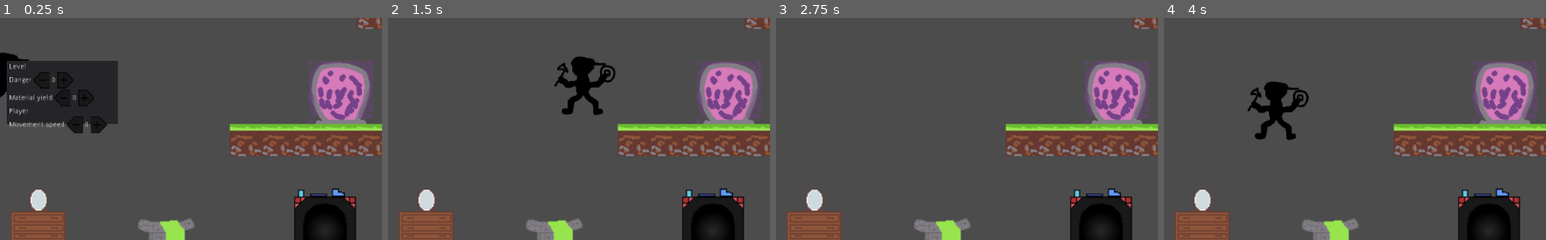
Above: before the commit, frames 1-4 (left to right).
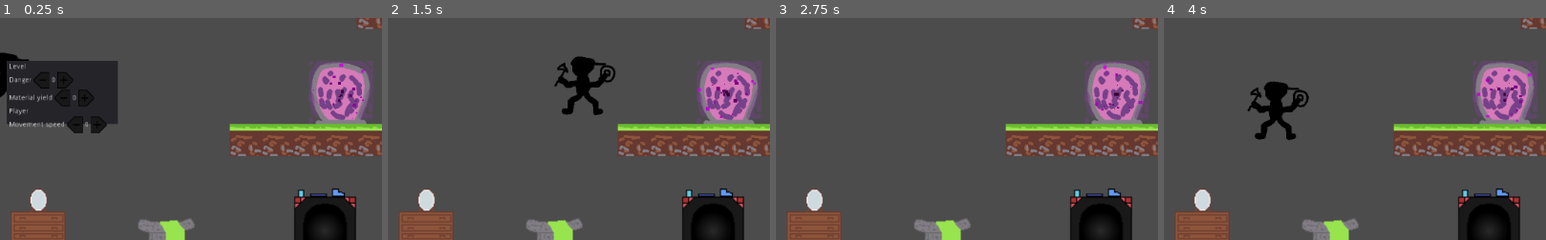
Above: after the commit, the same moments.

Repository: judo347/Project-GatheringPlatform
Game: Godot game, scene res://gamefiles/scenes/World.tscn
Two runs of this game, one before a commit and one after it. Both use one fixed random seed, a clock stepped at 60 frames per second and the inputs below.
Inputs (mouse positions are % of the whole screen's width and height, from its top left):
- Up to frame 1 (0.25 s): no input
- Up to frame 2 (1.5 s): move the mouse to (72, 45) at 0.52 s; hold Right (ui_right) from 0.53 s (still down); tap Up (ui_up) at 0.77 s; move the mouse to (30, 55) at 1.27 s
- Up to frame 3 (2.75 s): tap Up (ui_up) at 1.52 s; move the mouse to (60, 28) at 2.02 s; release Right (ui_right) at 2.03 s; hold Left (ui_left) from 2.03 s (still down)
- Up to frame 4 (4 s): move the mouse to (45, 70) at 2.77 s; release Left (ui_left) at 2.78 s; hold Right (ui_right) from 2.78 s (still down); tap Up (ui_up) at 3.02, 3.77 s; move the mouse to (80, 65) at 3.52 s
The pictures show only the part of the screen within x 49-99%, y 40-90%; the shares and areas given below are measured in that part.

The runs differ from the first frame. In frame 1, 0.2% of the frame differs, in the area x 81-96%, y 20-46%; in frame 2, 0.2%, in the area x 81-97%, y 22-46%; in frame 3, 0.1%; in frame 4, 0.2%.

Commit message:
Added particles to the portal.

Diff:
--- a/Project-Gathering Platform/gamefiles/scenes/World.tscn
+++ b/Project-Gathering Platform/gamefiles/scenes/World.tscn
@@ -63,6 +63,25 @@
 [sub_resource type="RectangleShape2D" id=8]
 extents = Vector2( 64, 64 )
 
+[sub_resource type="Gradient" id=15]
+offsets = PoolRealArray( 1.07449e-038, 1 )
+colors = PoolColorArray( 0.219608, 0.0156863, 0.196078, 1, 0.898039, 0, 1, 1 )
+
+[sub_resource type="GradientTexture" id=16]
+gradient = SubResource( 15 )
+
+[sub_resource type="ParticlesMaterial" id=17]
+flag_disable_z = true
+spread = 180.0
+gravity = Vector3( 0, 0, 0 )
+initial_velocity = 50.0
+angular_velocity_random = 0.21
+orbit_velocity = 0.0
+orbit_velocity_random = 0.0
+scale = 6.95
+scale_random = 1.0
+color_ramp = SubResource( 16 )
+
 [sub_resource type="Curve2D" id=9]
 _data = {
 "points": PoolVector2Array( 0, 0, 0, 0, -672, 64, 0, 0, 0, 0, -576, 64, -28.1294, 35.1618, 28.1294, -35.1618, -544, -128, 0, 0, 0, 0, -448, -192, 0, 0, 0, 0, -320, -192, 0, 0, 0, 0, -192, -192, -42.1942, 0, 42.1942, 0, -96, -256, 0, 0, 0, 0, 64, -256, 0, 0, 0, 0, 192, -256 )
@@ -226,7 +245,6 @@
 texture = ExtResource( 14 )
 
 [node name="Portal" type="Area2D" parent="."]
-editor/display_folded = true
 position = Vector2( 672, 64 )
 script = ExtResource( 15 )
 __meta__ = {
@@ -239,12 +257,20 @@
 [node name="CollisionShape2D" type="CollisionShape2D" parent="Portal"]
 shape = SubResource( 8 )
 
+[node name="Particles2D" type="Particles2D" parent="Portal"]
+position = Vector2( 0, 4 )
+amount = 25
+lifetime = 1.3
+preprocess = 80.77
+process_material = SubResource( 17 )
+
 [node name="TileMap" type="TileMap" parent="."]
 tile_set = ExtResource( 17 )
 format = 1
 tile_data = PoolIntArray( -196607, 0, 0, -196606, 0, 0, -196605, 0, 0, -196604, 0, 0, -65543, 0, 0, -65542, 0, 0, -6554 …(486 unchanged characters)…
 
 [node name="UImaster" type="Node" parent="."]
+editor/display_folded = true
 script = ExtResource( 18 )
 
 [node name="MaterialConverter" type="Panel" parent="UImaster"]
Not shown: 1 places in Project-Gathering Platform/gamefiles/scenes/World.tscn that only renumber resources
